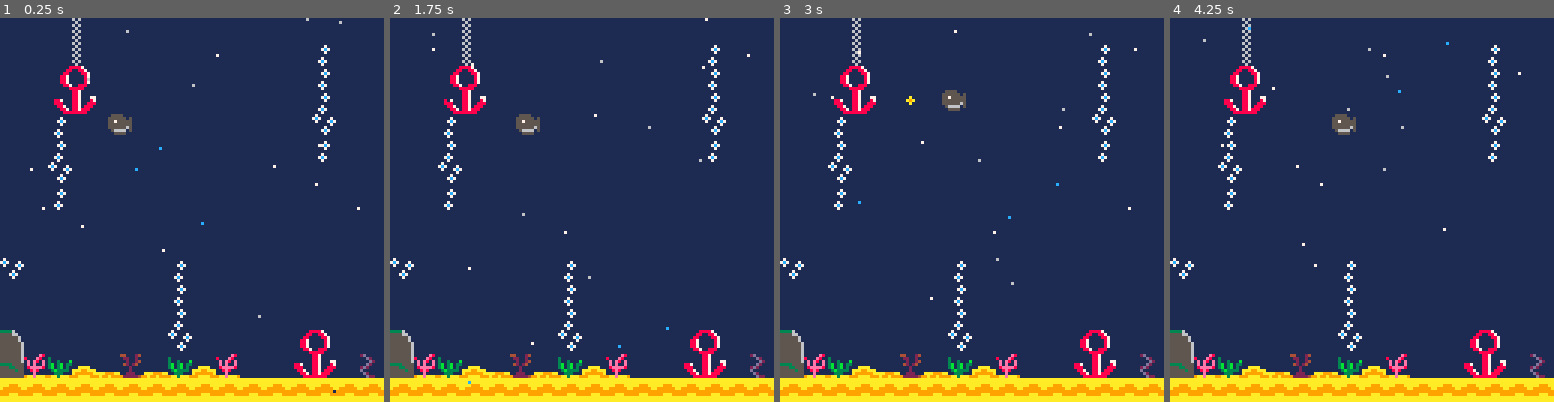
Above: before the commit, frames 1-4 (left to right).
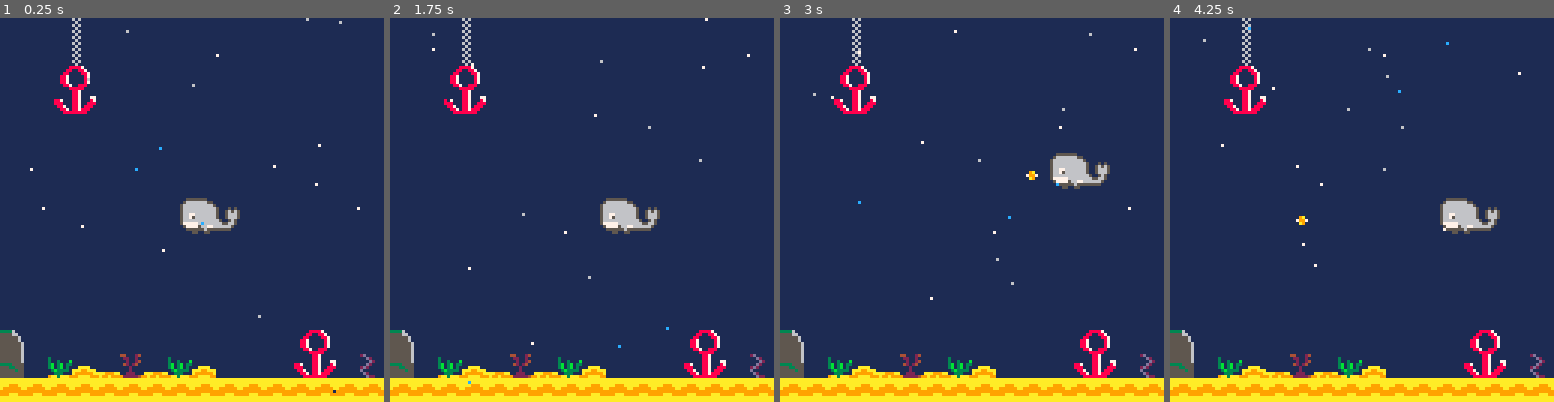
Above: after the commit, the same moments.

Repository: Adrilabelle/projet-collectif-pico-8-mobyEdit-Adri
Game: PICO-8 cartridge moby let play.p8
The game is run twice, just before and just after one commit, with the same random seed, the same clock (stepped at 60 frames per second) and the same inputs.
Inputs:
- Up to frame 1 (0.25 s): no input
- Up to frame 2 (1.75 s): tap X (X key) at 0.33, 1.07 s; hold Right from 1.6 s (still down)
- Up to frame 3 (3 s): tap X (X key) at 1.85, 2.97 s; release Right at 2.1 s; hold Up 2.15-2.42 s; hold Right from 2.47 s (still down)
- Up to frame 4 (4.25 s): release Right at 3.03 s; hold Left 3.08-3.58 s; hold Down 3.63-3.97 s; hold Right from 4.02 s (still down); tap X (X key) at 4.08 s

The runs differ from the first frame. In frame 1, 2.6% of the frame differs, in the area x 0-88%, y 7-94%; in frame 2, 2.7%; in frame 3, 2.7%; in frame 4, 2.7%.

Commit message:
mise à jour de moby2.0 + mise en commentaire des fonctions non utilisées

Diff:
--- a/moby let play.p8
+++ b/moby let play.p8
@@ -12,7 +12,7 @@
 	if(btnp(❎)) shoot()
 	update_bullets()
 	update_bulles()
-	update_camera()
+--	update_camera()
 end
 
 function _draw()
@@ -24,7 +24,7 @@
 --spr(1,p.x,p.y)
 --bullets
 	for b in all(bullets) do
-		spr(2,b.x*8,b.y*8)
+		spr(16,b.x*10,b.y*15)
 	end
 --bulles
 	for b in all(bulles) do
@@ -39,43 +39,53 @@
 	sprite=64
 	end
 
-function check_flag(flag,x,y)
-	local sprite=mget(x,y)
-	return fget(sprite,flag)
-end
+--function check_flag(flag,x,y)
+--	local sprite=mget(x,y)
+--	return fget(sprite,flag)
+--end
 
-function update_camera()
-camera(x,y)
-end
+--function update_camera()
+--camera(x,y)
+--end
+
+--function next_tile()
+--	sprite=mget(x,y)
+--	mset(x,y,sprite+1)
+--end
 
 
 -->8
 --player
 
 function create_player()
-	p={x=6,y=4,sprite=1}
+	p={x=6,
+			y=4,
+			sprite=1,
+	 	--flip=false
+	 }
 end
 
 function player_movement()
 newx=p.x
 newy=p.y
-	if (btnp(➡️)) newx+=1
-	if (btnp(⬅️)) newx-=1
-	if (btnp(⬆️)) newy-=1
-	if (btnp(⬇️)) newy+=1
+		if (btnp(➡️)) newx+=1
+		if (btnp(⬅️)) newx-=1
+		if (btnp(⬆️)) newy-=1
+		if (btnp(⬇️)) newy+=1
 
-	if not check_flag(0,newx,newy) then
+--if not check_flag(0,newx,newy) then
 		p.x=newx --p.x= mid(0,newx,127)
-		p.y=newy        --p.y= mid(0,newy,63)
+		p.y=newy
+		        --p.y= mid(0,newy,63)
 		if(p.x<0) p.x=0
 		if(p.y<0) p.y=0
 		if(p.x>127) p.x=127
-		if(p.y>120) p.y=120
-	end
+		if(p.y>7) p.y=7
+	--end
 end
 
 function draw_player()
-	spr(p.sprite,p.x*6,p.y*8)
+	spr(p.sprite,p.x*10,p.y*15,3,2)
 end
 -->8
 --bullets
@@ -83,8 +93,8 @@
 function shoot ()
 	new_bullet= {
 		x=p.x,
-		y=p.y,
-		speed=4
+		y=p.y+.3,
+		speed=1
 	}
 		add(bullets,new_bullet)
 		sfx(0)
@@ -154,25 +165,28 @@
 
 
 
+
+
+
 __gff__
 0000000000000000000100000101010000000000000000000000010101010100000000000000000000000101000000000000000000000000000000000000000000000000000000000000000000000000000000000000000000000000000000000000000000000000000000000000000000000000000000000000000000000000
 0000000000000000000000000000000000000000000000000000000000000000000000000000000000000000000000000000000000000000000000000000000000000000000000000000000000000000000000000000000000000000000000000000000000000000000000000000000000000000000000000000000000000000
 __map__
 0f0f0f0c0f0f0f0f0f0f0f0f0f0f0f0f0f0f0f0c0f0f0f0f0f230f0f0f0f0f0f000000000000000000000000000000000000000000000000000000000000000000000000000000000000000000000000000000000000000000000000000000000000000000000000000000000000000000000000000000000000000000000000
-0f0f0f1c0f0f0f0f0f0f0f0f0f130f0f0f0f0f1c0f0f0f0f0f0f0f0f0f0f0f0f000000000000000000000000000000000000000000000000000000000000000000000000000000000000000000000000000000000000000000000000000000000000000000000000000000000000000000000000000000000000000000000000
-0f0f0d0e0f0f0f0f0f0f0f0f0f130f0f0f0f0f0c0f0f0f0f0f0f0f0f0f0f0f0f000000000000000000000000000000000000000000000000000000000000000000000000000000000000000000000000000000000000000000000000000000000000000000000000000000000000000000000000000000000000000000000000
-0f0f1d1e0f0f0f0f0f0f0f0f0f130f0f0f0f0f1c0f0f0f0f0f0f0f0f0f0f0f0f000000000000000000000000000000000000000000000000000000000000000000000000000000000000000000000000000000000000000000000000000000000000000000000000000000000000000000000000000000000000000000000000
-0f0f130f0f0f0f0f0f0f0f0f0f230f0f0f0f0f0c0f0f0f0f0f0f0f0f0f0f0f13000000000000000000000000000000000000000000000000000000000000000000000000000000000000000000000000000000000000000000000000000000000000000000000000000000000000000000000000000000000000000000000000
-0f0f130f0f0f0f0f0f0f0f0f0f130f0f0f0f0d0e0f0f0f0f0f0f0f0f0f0f0f13000000000000000000000000000000000000000000000000000000000000000000000000000000000000000000000000000000000000000000000000000000000000000000000000000000000000000000000000000000000000000000000000
-0f0f230f0f0f0f0f0f0f0f0f0f0f0f0f0f0f1d1e0f0f0f0f0f0f0f0f0f0f0f23000000000000000000000000000000000000000000000000000000000000000000000000000000000000000000000000000000000000000000000000000000000000000000000000000000000000000000000000000000000000000000000000
-0f0f130f0f0f0f0f0f0f0f0f0f0f0f0f0f0f0f0f0f0f0f0f0f0f0f0f0f0f0f0f000000000000000000000000000000000000000000000000000000000000000000000000000000000000000000000000000000000000000000000000000000000000000000000000000000000000000000000000000000000000000000000000
-0f0f0f0f0f0f0f0f0f0f0f0f0f0f0f0f0f0f0f0f130f0f0f0f0f0f0f0f0f0f0f000000000000000000000000000000000000000000000000000000000000000000000000000000000000000000000000000000000000000000000000000000000000000000000000000000000000000000000000000000000000000000000000
-0f0f0f0f0f0f0f0f0f0f0f0f0f0f0f0f0f0f0f0f130f0f0f0f0f0f0f0f0f0f0f000000000000000000000000000000000000000000000000000000000000000000000000000000000000000000000000000000000000000000000000000000000000000000000000000000000000000000000000000000000000000000000000
-230f0f0f0f0f0f130f0f0f0f0f0f0f0f0f0f0f0f230f0f0f0f0f0f0f0f0f0f0f000000000000000000000000000000000000000000000000000000000000000000000000000000000000000000000000000000000000000000000000000000000000000000000000000000000000000000000000000000000000000000000000
-0f0f0f0f0f0f0f130f0f0f0f0f0f0f0f0f0f0f0f130f0f0f0f0f0f0f0f0f0f0f000000000000000000000000000000000000000000000000000000000000000000000000000000000000000000000000000000000000000000000000000000000000000000000000000000000000000000000000000000000000000000000000
-0f0f0f0f0f0f0f130f0f0f0f0f0f0f0f0f0f0f0f0f0f0f0f0f0f0f0f0f0f0f0f000000000000000000000000000000000000000000000000000000000000000000000000000000000000000000000000000000000000000000000000000000000000000000000000000000000000000000000000000000000000000000000000
-1b0f0f0f0f0f0f230f0f0f0f0d0e0f0f0f0f0f1a1b0f0f0f0f0f1a1b0f0f0f1a000000000000000000000000000000000000000000000000000000000000000000000000000000000000000000000000000000000000000000000000000000000000000000000000000000000000000000000000000000000000000000000000
-2b030719180b180719030f0f1d1e0f050b0f0f2a2b0f0f0f070b2a2b0f0f032a000000000000000000000000000000000000000000000000000000000000000000000000000000000000000000000000000000000000000000000000000000000000000000000000000000000000000000000000000000000000000000000000
+0f0f0f1c0f0f0f0f0f0f0f0f0f0f0f0f0f0f0f1c0f0f0f0f0f0f0f0f0f0f0f0f000000000000000000000000000000000000000000000000000000000000000000000000000000000000000000000000000000000000000000000000000000000000000000000000000000000000000000000000000000000000000000000000
+0f0f0d0e0f0f0f0f0f0f0f0f0f0f0f0f0f0f0f0c0f0f0f0f0f0f0f0f0f0f0f0f000000000000000000000000000000000000000000000000000000000000000000000000000000000000000000000000000000000000000000000000000000000000000000000000000000000000000000000000000000000000000000000000
+0f0f1d1e0f0f0f0f0f0f0f0f0f0f0f0f0f0f0f1c0f0f0f0f0f0f0f0f0f0f0f0f000000000000000000000000000000000000000000000000000000000000000000000000000000000000000000000000000000000000000000000000000000000000000000000000000000000000000000000000000000000000000000000000
+0f0f0f0f0f0f0f0f0f0f0f0f0f0f0f0f0f0f0f0c0f0f0f0f0f0f0f0f0f0f0f13000000000000000000000000000000000000000000000000000000000000000000000000000000000000000000000000000000000000000000000000000000000000000000000000000000000000000000000000000000000000000000000000
+0f0f0f0f0f0f0f0f0f0f0f0f0f0f0f0f0f0f0d0e0f0f0f0f0f0f0f0f0f0f0f13000000000000000000000000000000000000000000000000000000000000000000000000000000000000000000000000000000000000000000000000000000000000000000000000000000000000000000000000000000000000000000000000
+0f0f0f0f0f0f0f0f0f0f0f0f0f0f0f0f0f0f1d1e0f0f0f0f0f0f0f0f0f0f0f23000000000000000000000000000000000000000000000000000000000000000000000000000000000000000000000000000000000000000000000000000000000000000000000000000000000000000000000000000000000000000000000000
+0f0f0f0f0f0f0f0f0f0f0f0f0f0f0f0f0f0f0f0f0f0f0f0f0f0f0f0f0f0f0f0f000000000000000000000000000000000000000000000000000000000000000000000000000000000000000000000000000000000000000000000000000000000000000000000000000000000000000000000000000000000000000000000000
+0f0f0f0f0f0f0f0f0f0f0f0f0f0f0f0f0f0f0f0f0f0f0f0f0f0f0f0f0f0f0f0f000000000000000000000000000000000000000000000000000000000000000000000000000000000000000000000000000000000000000000000000000000000000000000000000000000000000000000000000000000000000000000000000
+0f0f0f0f0f0f0f0f0f0f0f0f0f0f0f0f0f0f0f0f0f0f0f0f0f0f0f0f0f0f0f0f000000000000000000000000000000000000000000000000000000000000000000000000000000000000000000000000000000000000000000000000000000000000000000000000000000000000000000000000000000000000000000000000
+0f0f0f0f0f0f0f0f0f0f0f0f0f0f0f0f0f0f0f0f0f0f0f0f0f0f0f0f0f0f0f0f000000000000000000000000000000000000000000000000000000000000000000000000000000000000000000000000000000000000000000000000000000000000000000000000000000000000000000000000000000000000000000000000
+0f0f0f0f0f0f0f0f0f0f0f0f0f0f0f0f0f0f0f0f0f0f0f0f0f0f0f0f0f0f0f0f000000000000000000000000000000000000000000000000000000000000000000000000000000000000000000000000000000000000000000000000000000000000000000000000000000000000000000000000000000000000000000000000
+0f0f0f0f0f0f0f0f0f0f0f0f0f0f0f0f0f0f0f0f0f0f0f0f0f0f0f0f0f0f0f0f000000000000000000000000000000000000000000000000000000000000000000000000000000000000000000000000000000000000000000000000000000000000000000000000000000000000000000000000000000000000000000000000
+1b0f0f0f0f0f0f0f0f0f0f0f0d0e0f0f0f0f0f1a1b0f0f0f0f0f1a1b0f0f0f1a000000000000000000000000000000000000000000000000000000000000000000000000000000000000000000000000000000000000000000000000000000000000000000000000000000000000000000000000000000000000000000000000
+2b0f0719180b1807190f0f0f1d1e0f050b0f0f2a2b0f0f0f070b2a2b0f0f042a000000000000000000000000000000000000000000000000000000000000000000000000000000000000000000000000000000000000000000000000000000000000000000000000000000000000000000000000000000000000000000000000
 2828282828282828282828282828282828282828282828282828282828282828000000000000000000000000000000000000000000000000000000000000000000000000000000000000000000000000000000000000000000000000000000000000000000000000000000000000000000000000000000000000000000000000
 2e2e2e2e2e2e2e2e2e2e2e2e2e2e2e2e2e2e2e2e2e2e2e2e2e2e2e2e2e2e2e2e000000000000000000000000000000000000000000000000000000000000000000000000000000000000000000000000000000000000000000000000000000000000000000000000000000000000000000000000000000000000000000000000
 
Not shown, changed: 24 lines of the sprite sheet (__gfx__) section of moby let play.p8
Not shown, changed: the sound effects (__sfx__) section of moby let play.p8
